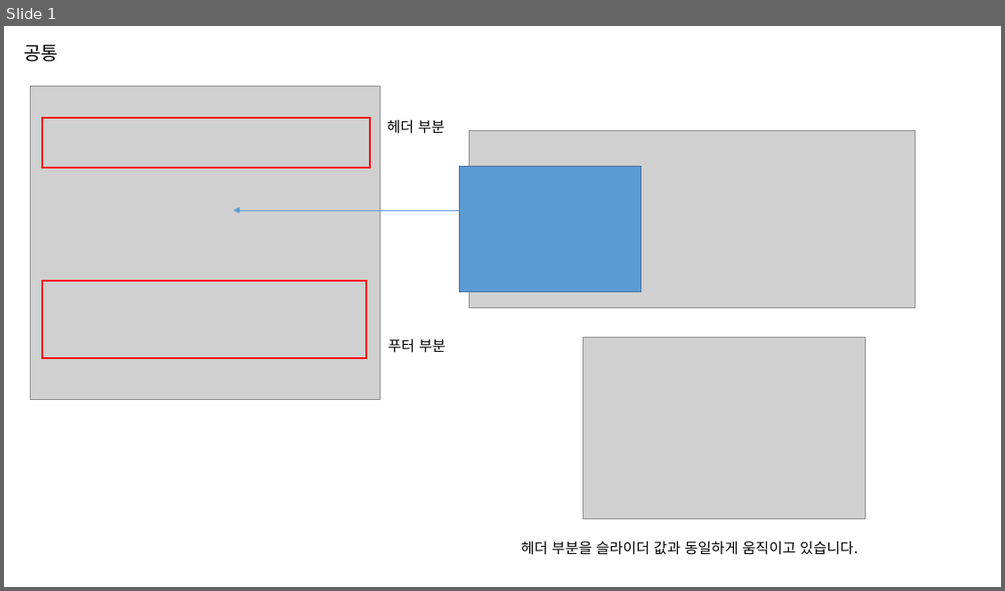
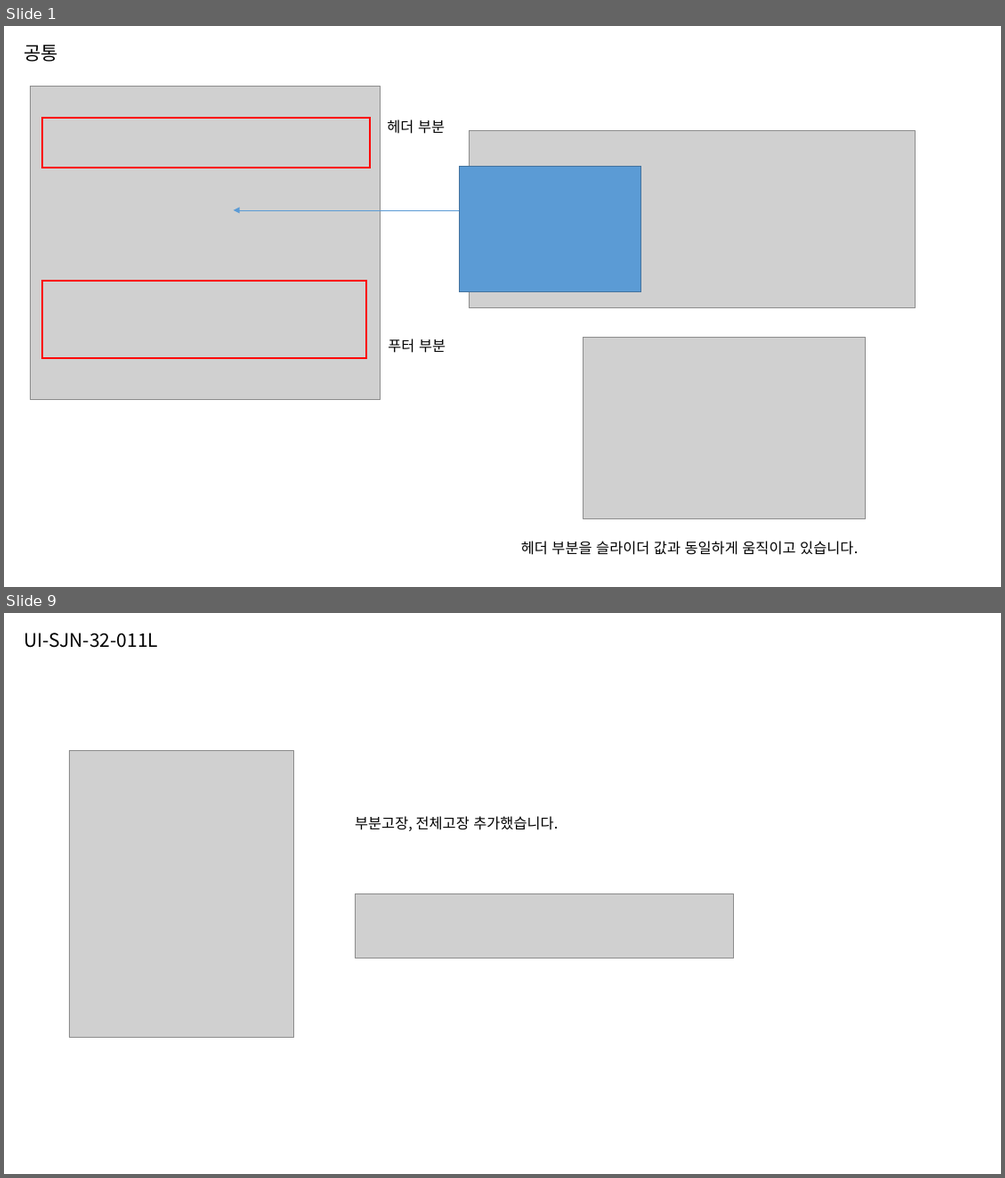
Before and after one commit to jeoungGyy/sejong, a slide deck: ppt/03-10.pptx. Shown one above the other, each under a label of ours: slide 1 before the commit, slides 1 and 9 after it; the slides between them are not shown. The pictures are 1005x591 and 1005x1178 pixels, drawn with LibreOffice and Linux fonts; fonts in the diff are those of the drawing; grey boxes stand for pictures. Boxes give left, top, right and bottom in pixels: in the first picture for what was removed or moved away, otherwise in the second. Text is boxed around its words. In the diff, an @@ line names an element or a change of style, - is before the commit and + after.

```diff
--- a/ppt/03-10.pptx
+++ b/ppt/03-10.pptx
@@ slide 9 added at [4,613,1001,1174], background #FFFFFF @@
@@ text added at [24,633,158,648], 18 pt, text #000000 @@
+UI-SJN-32-011L
@@ picture added at [69,750,293,1037] @@
@@ text added at [355,816,558,831], 14 pt, text #000000 @@
+부분고장, 전체고장 추가했습니다.
@@ picture added at [356,893,734,957] @@
```
Also in this commit, not shown: 7 other slides added, 10 other files.
